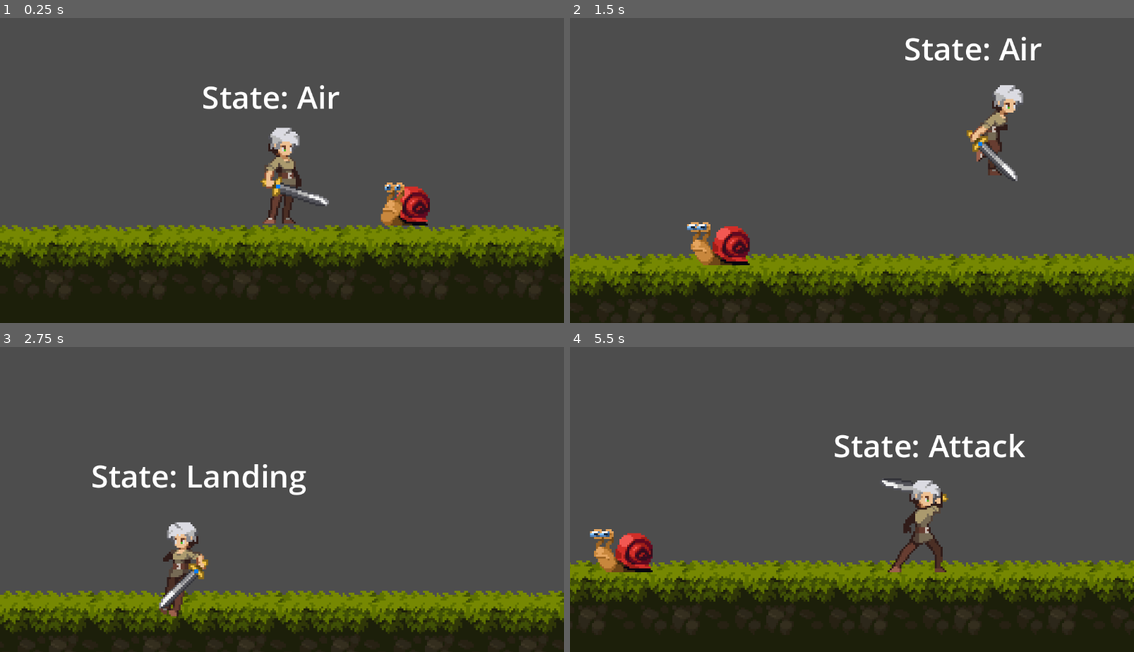
Above: before the commit, frames 1-4 (two rows, left to right).
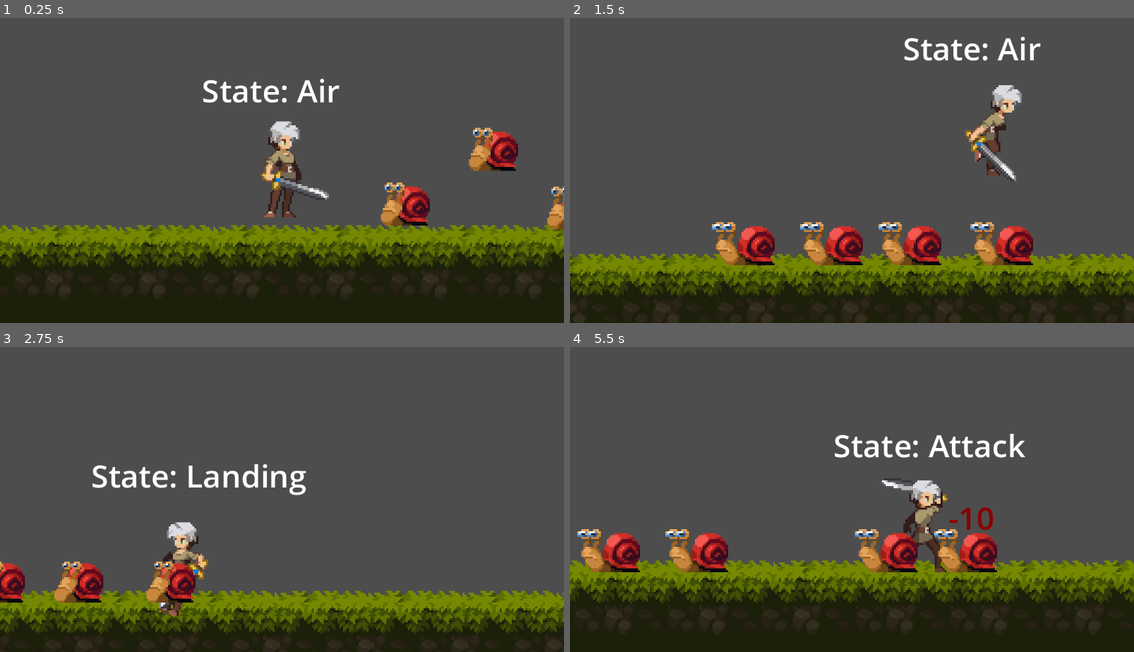
Above: after the commit, the same moments.

Repository: zxvfc/godot-game-02
Game: Godot game, scene res://Levels/test_level.tscn
Two runs of this game, one before a commit and one after it. Both use one fixed random seed, a clock stepped at 60 frames per second and the inputs below.
Inputs:
- Up to frame 1 (0.25 s): no input
- Up to frame 2 (1.5 s): hold D (right) from 0.53 s (still down); tap F (attack) at 0.6, 1.35 s; tap Space (jump) at 0.77 s
- Up to frame 3 (2.75 s): tap Space (jump) at 1.52 s; release D (right) at 2.03 s; hold A (left) from 2.03 s (still down); tap F (attack) at 2.1 s
- Up to frame 4 (5.5 s): tap F (attack) every 0.75 s from 2.85 to 5.1 s; tap Space (jump) at 3.02, 3.77, 4.52 s; release A (left) at 4.28 s; hold D (right) from 4.28 s (still down)

The runs differ from the first frame. In frame 1, 3.7% of the frame differs, in the area x 36-100%, y 19-70%; in frame 2, 12%, in the area x 0-100%, y 6-97%; in frame 3, 8.3%; in frame 4, 11%.

Commit message:
Finished attack and enemies

Diff:
--- a/Characters/CharacterStateMachine.gd
+++ b/Characters/CharacterStateMachine.gd
@@ -35,6 +35,7 @@
 		current_state.next_state = null
 
 	current_state = new_state
+	current_state.on_enter()
 
 func _input(event: InputEvent):
 	current_state.handle_input(event)
--- a/Characters/Enemies/Damagable.gd
+++ b/Characters/Enemies/Damagable.gd
@@ -2,7 +2,7 @@
 
 class_name Damagable
 
-signal on_hit(node: Node, damage_taken: int)
+signal on_hit(node: Node, damage_taken: int, knockback_direction: Vector2)
 
 @export var health: float = 20 :
 	get:
@@ -13,10 +13,10 @@
 
 @export var dead_animation_name: String = "dead"
 
-func hit(damage: int):
+func hit(damage: int, knockback_direction: Vector2):
 	health -= damage
 
-	emit_signal("on_hit", get_parent(), damage)
+	emit_signal("on_hit", get_parent(), damage, knockback_direction)
 
 
 func _on_animation_tree_animation_finished(anim_name):
--- a/Characters/Hit.gd
+++ b/Characters/Enemies/HitState.gd
@@ -5,7 +5,7 @@
 @export var damagable: Damagable
 @export var dead_state: State
 @export var dead_animation_node: String = "dead"
-@export var knokback_velocity: Vector2 = Vector2(100, 0)
+@export var knockback_speed: Vector2 = Vector2(100, 0)
 @export var return_state: State
 
 @onready var timer: Timer = $Timer
@@ -14,20 +14,18 @@
 	damagable.connect("on_hit", on_damagable_hit)
 
 func on_enter():
-	character.velocity = knokback_velocity
 	timer.start()
 
-
-func on_damagable_hit(node: Node, damage_amount: int):
+func on_damagable_hit(node: Node, damage_amount: int, knockback_direction: Vector2):
 	if damagable.health > 0:
+		character.velocity = knockback_speed * knockback_direction
 		emit_signal("interrupt_state", self)
 	else:
 		emit_signal("interrupt_state", dead_state)
 		playback.travel(dead_animation_node)
 
 func on_exit():
-	knokback_velocity = Vector2.ZERO
-
+	character.velocity = Vector2.ZERO
 
 func _on_timer_timeout():
 	next_state = return_state
--- a/Characters/Enemies/snail.gd
+++ b/Characters/Enemies/snail.gd
@@ -20,6 +20,7 @@
 		velocity.y += gravity * delta
 
 	var direction: Vector2 = starting_move_direction
+
 	if direction && state_machine.can_move():
 		velocity.x = direction.x * movement_speed
 	elif state_machine.current_state != hit_state:
--- a/Characters/Enemies/snail.tscn
+++ b/Characters/Enemies/snail.tscn
@@ -6,7 +6,7 @@
 [ext_resource type="Script" path="res://Characters/Enemies/Damagable.gd" id="2_d5vjt"]
 [ext_resource type="Script" path="res://Characters/CharacterStateMachine.gd" id="4_tp3a2"]
 [ext_resource type="Script" path="res://Characters/State.gd" id="5_or83l"]
-[ext_resource type="Script" path="res://Characters/Hit.gd" id="6_g80lj"]
+[ext_resource type="Script" path="res://Characters/Enemies/HitState.gd" id="7_b3aqr"]
 
 [sub_resource type="RectangleShape2D" id="RectangleShape2D_78jd5"]
 size = Vector2(26.5, 22)
@@ -26,10 +26,9 @@
 "values": [0]
 }
 
-[sub_resource type="Animation" id="Animation_qsqok"]
-resource_name = "walk"
+[sub_resource type="Animation" id="Animation_wdkig"]
+resource_name = "dead"
 length = 0.8
-loop_mode = 1
 tracks/0/type = "value"
 tracks/0/imported = false
 tracks/0/enabled = true
@@ -40,7 +39,7 @@
 "times": PackedFloat32Array(0),
 "transitions": PackedFloat32Array(1),
 "update": 1,
-"values": [ExtResource("1_rp7yg")]
+"values": [ExtResource("1_i1jf0")]
 }
 tracks/1/type = "value"
 tracks/1/imported = false
@@ -67,9 +66,10 @@
 "values": [0, 1, 2, 3, 4, 5, 6, 7]
 }
 
-[sub_resource type="Animation" id="Animation_wdkig"]
-resource_name = "dead"
+[sub_resource type="Animation" id="Animation_qsqok"]
+resource_name = "walk"
 length = 0.8
+loop_mode = 1
 tracks/0/type = "value"
 tracks/0/imported = false
 tracks/0/enabled = true
@@ -80,7 +80,7 @@
 "times": PackedFloat32Array(0),
 "transitions": PackedFloat32Array(1),
 "update": 1,
-"values": [ExtResource("1_i1jf0")]
+"values": [ExtResource("1_rp7yg")]
 }
 tracks/1/type = "value"
 tracks/1/imported = false
@@ -134,10 +134,11 @@
 
 [sub_resource type="AnimationNodeStateMachinePlayback" id="AnimationNodeStateMachinePlayback_uh0l1"]
 
-[node name="Snail" type="CharacterBody2D"]
+[node name="Snail" type="CharacterBody2D" node_paths=PackedStringArray("hit_state")]
 position = Vector2(111, 66)
 collision_layer = 4
 script = ExtResource("1_ao020")
+hit_state = NodePath("CharacterStateMachine/Hit")
 
 [node name="CollisionShape2D" type="CollisionShape2D" parent="."]
 position = Vector2(0.75, 5)
@@ -174,15 +175,15 @@
 can_move = false
 
 [node name="Hit" type="Node" parent="CharacterStateMachine" node_paths=PackedStringArray("damagable", "dead_state", "return_state")]
-script = ExtResource("6_g80lj")
+script = ExtResource("7_b3aqr")
 damagable = NodePath("../../Damagable")
 dead_state = NodePath("../Dead")
 return_state = NodePath("../Walk")
 can_move = false
 
 [node name="Timer" type="Timer" parent="CharacterStateMachine/Hit"]
+wait_time = 0.25
 one_shot = true
-autostart = true
 
 [connection signal="animation_finished" from="AnimationTree" to="Damagable" method="_on_animation_tree_animation_finished"]
 [connection signal="timeout" from="CharacterStateMachine/Hit/Timer" to="CharacterStateMachine/Hit" method="_on_timer_timeout"]
--- /dev/null
+++ b/Characters/FacingCollisionShape.gd
@@ -0,0 +1,15 @@
+extends CollisionShape2D
+
+class_name FacingCollisionShape2D
+
+@export var facing_left_position: Vector2
+@export var facing_right_position: Vector2
+
+# Called when the node enters the scene tree for the first time.
+func _ready():
+	pass # Replace with function body.
+
+
+# Called every frame. 'delta' is the elapsed time since the previous frame.
+func _process(delta):
+	pass
--- a/Characters/GroundState.gd
+++ b/Characters/GroundState.gd
@@ -8,8 +8,10 @@
 @export var attack_state: State
 @export var attack_animation_node: String = "attack"
 
+@onready var buffer_timer: Timer = $BufferTimer
+
 func state_process(delta):
-	if !character.is_on_floor():
+	if !character.is_on_floor() && buffer_timer.is_stopped():
 		next_state = air_state
 
 func handle_input(event: InputEvent):
--- a/Characters/Sword.gd
+++ b/Characters/Sword.gd
@@ -1,13 +1,30 @@
 extends Area2D
 
 @export var damage: int = 10
+@export var player: Player
+@export var facing_shape: FacingCollisionShape2D
 
 func _ready():
 	monitoring = false
+	player.connect("facing_direction_changed", _on_player_facing_direction_changed)
 
 func _on_body_entered(body):
 	for child in body.get_children():
 		if child is Damagable:
-			child.hit(damage)
+
+			var damage_direction = (body.global_position - get_parent().global_position)
+			var direction_sign = sign(damage_direction.x)
+			if direction_sign > 0:
+				child.hit(damage, Vector2.RIGHT)
+			elif direction_sign < 0:
+				child.hit(damage, Vector2.LEFT)
+			else:
+				child.hit(damage, Vector2.ZERO)
 
 	print_debug(body.name)
+
+func _on_player_facing_direction_changed(facing_right: bool):
+	if facing_right:
+		facing_shape.position = facing_shape.facing_right_position
+	else:
+		facing_shape.position = facing_shape.facing_left_position
--- a/Characters/player.gd
+++ b/Characters/player.gd
@@ -1,10 +1,14 @@
 extends CharacterBody2D
+
+class_name Player
 
 @export var speed : float = 200.0
 
 @onready var sprite: Sprite2D = $Sprite2D
 @onready var animation_tree: AnimationTree = $AnimationTree
 @onready var state_machine: CharacterStateMachine = $CharacterStateMachine
+
+signal facing_direction_changed(facing_right: bool)
 
 func _ready():
 	animation_tree.active = true
@@ -28,6 +32,7 @@
 	elif direction.x < 0:
 		sprite.flip_h = true
 
+	emit_signal("facing_direction_changed", !sprite.flip_h)
 	animation_tree.set(Constants.BLEND_POSITION_PATH, direction.x)
 
 	move_and_slide()
--- a/Characters/player.tscn
+++ b/Characters/player.tscn
@@ -12,6 +12,7 @@
 [ext_resource type="Script" path="res://Characters/AttackState.gd" id="10_7uv4t"]
 [ext_resource type="Script" path="res://Characters/StateLabel.gd" id="11_ag368"]
 [ext_resource type="Script" path="res://Characters/Sword.gd" id="12_70mnp"]
+[ext_resource type="Script" path="res://Characters/FacingCollisionShape.gd" id="13_wk50u"]
 
 [sub_resource type="Animation" id="Animation_7tvmy"]
 length = 0.001
@@ -458,6 +459,11 @@
 attack_state = NodePath("../Attack")
 attack_animation_node = "attack1"
 
+[node name="BufferTimer" type="Timer" parent="CharacterStateMachine/Ground"]
+wait_time = 0.05
+one_shot = true
+autostart = true
+
 [node name="Air" type="Node" parent="CharacterStateMachine" node_paths=PackedStringArray("landing_state")]
 script = ExtResource("8_08uch")
 landing_state = NodePath("../Landing")
@@ -491,15 +497,20 @@
 position = Vector2(0, 2)
 shape = SubResource("CapsuleShape2D_xorqd")
 
-[node name="Sword" type="Area2D" parent="."]
+[node name="Sword" type="Area2D" parent="." node_paths=PackedStringArray("player", "facing_shape")]
 position = Vector2(1, 0)
 collision_layer = 0
 collision_mask = 4
 script = ExtResource("12_70mnp")
+player = NodePath("..")
+facing_shape = NodePath("CollisionShape2D")
 
 [node name="CollisionShape2D" type="CollisionShape2D" parent="Sword"]
-position = Vector2(28, 0)
+position = Vector2(25, 0)
 shape = SubResource("RectangleShape2D_hxrin")
+script = ExtResource("13_wk50u")
+facing_left_position = Vector2(-25, 0)
+facing_right_position = Vector2(25, 0)
 
 [connection signal="animation_finished" from="AnimationTree" to="CharacterStateMachine/Landing" method="_on_animation_tree_animation_finished"]
 [connection signal="animation_finished" from="AnimationTree" to="CharacterStateMachine/Attack" method="_on_animation_tree_animation_finished"]
--- a/Levels/test_level.tscn
+++ b/Levels/test_level.tscn
@@ -1447,4 +1447,13 @@
 
 [node name="Snail" parent="." instance=ExtResource("3_4jfer")]
 
+[node name="Snail2" parent="." instance=ExtResource("3_4jfer")]
+position = Vector2(196, 68)
+
+[node name="Snail3" parent="." instance=ExtResource("3_4jfer")]
+position = Vector2(243, 58)
+
+[node name="Snail4" parent="." instance=ExtResource("3_4jfer")]
+position = Vector2(156, 38)
+
 [node name="HealthChangedManager" parent="." instance=ExtResource("4_dquaj")]
Not shown: 1 places in Characters/player.tscn that only renumber resources
